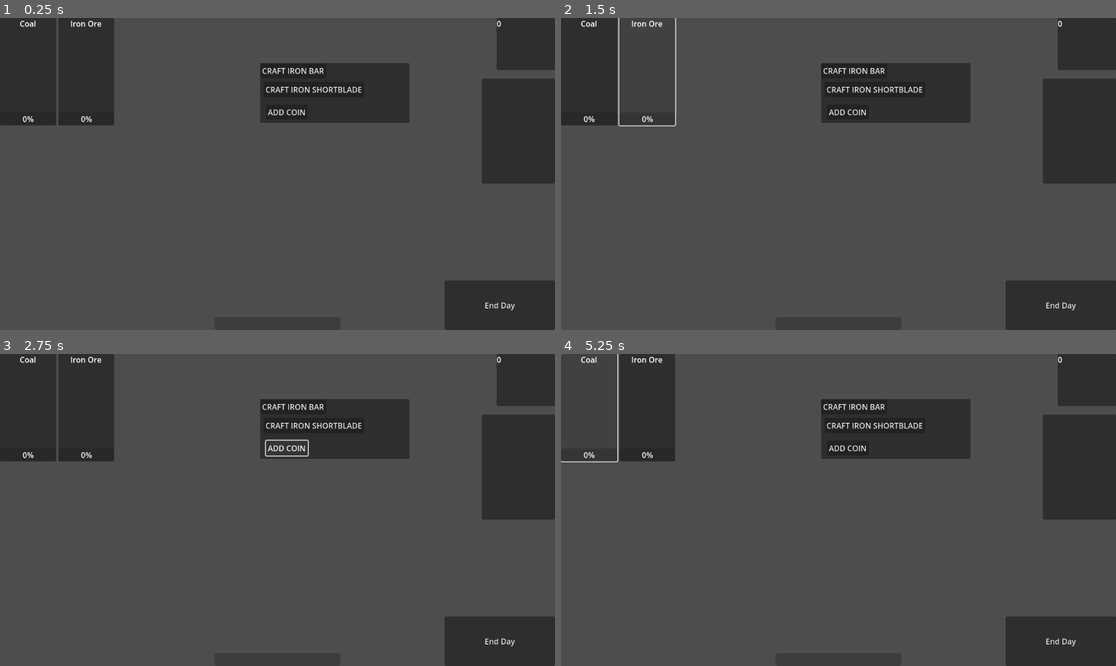
Above: before the commit, frames 1-4 (two rows, left to right).
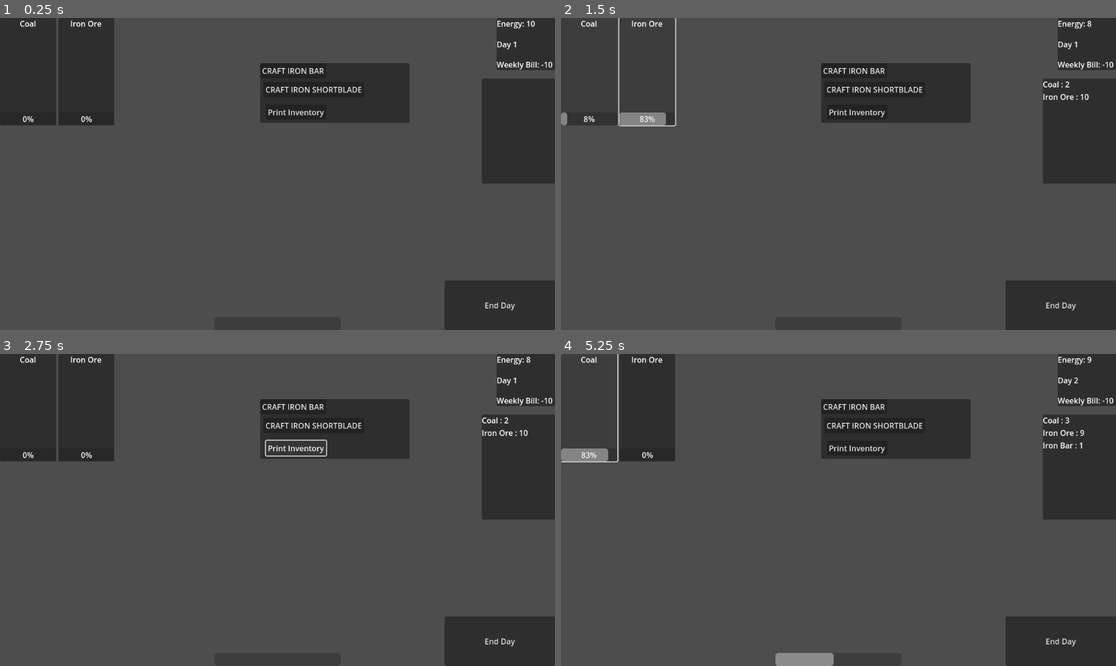
Above: after the commit, the same moments.

Repository: Uziel-8/OAI-BLACKSMITH-POC
Game: Godot game, scene res://Scenes/level.tscn
Same seed, same stepped clock (60 frames per second), same inputs: the game is played once before the commit and once after it.
Inputs:
- Up to frame 1 (0.25 s): no input
- Up to frame 2 (1.5 s): click "Coal" at 0.5 s; click "Iron Ore" at 1.25 s
- Up to frame 3 (2.75 s): click "ADD COIN" (after the commit: "Print Inventory") at 2 s
- Up to frame 4 (5.25 s): click "End Day" at 2.75 s; click "CRAFT IRON BAR" at 3.5 s; click "CRAFT IRON SHORTBLADE" at 4.25 s; click "Coal" at 5 s

The runs differ from the first frame. In frame 1, 0.3% of the frame differs, in the area x 48-100%, y 0-32%; in frame 2, 0.8%; in frame 3, 0.5%; in frame 4, 1.3%, in the area x 0-100%, y 0-100%.
Error before the commit: Parse Error: Identifier "amount" not declared in the current scope. (res://Scripts/Globals.gd:32)

Commit message:
fixed inventory, now working completely with resources. updated crafting system to work with the new inventory. updated trader to work with this. added item database in globals so all instances of resources would be the same. implemented modular dialogue system - resource based, should be modular. added main scene, and handling of scene transitions via event bus. working on transition of scene visual effect now.

Diff:
--- /dev/null
+++ b/OAI Blacksmith POC/Resources/Dialogues/game_start_dialogue.tres
@@ -0,0 +1,9 @@
+[gd_resource type="Resource" script_class="DialogueData" load_steps=2 format=3 uid="uid://dfet8ponh3ya2"]
+
+[ext_resource type="Script" uid="uid://1iatd2uo0ur3" path="res://Scripts/dialogue_data.gd" id="1_h4mjl"]
+
+[resource]
+script = ExtResource("1_h4mjl")
+name = "game start"
+dialogue_steps = Array[String](["Welcome, Smith! Our town is in need of your skills, and we are greatly looking forward to having you settled in.", "As we are setting up your forge, it may be worth your while to go down to the mines and gather some resources.", "Good luck, friend! We shall talk soon."])
+metadata/_custom_type_script = "uid://1iatd2uo0ur3"
--- a/OAI Blacksmith POC/Resources/coal.tres
+++ b/OAI Blacksmith POC/Resources/coal.tres
@@ -5,6 +5,6 @@
 
 [resource]
 script = ExtResource("1_54jvl")
-item_name = "Coal"
+name = "Coal"
 texture = ExtResource("2_su1ve")
 metadata/_custom_type_script = "uid://doaywwe0oiv6o"
--- /dev/null
+++ b/OAI Blacksmith POC/Resources/coin.tres
@@ -0,0 +1,10 @@
+[gd_resource type="Resource" script_class="InventoryItem" load_steps=3 format=3 uid="uid://pvjicb23580w"]
+
+[ext_resource type="Script" uid="uid://doaywwe0oiv6o" path="res://Scripts/item.gd" id="1_ng3ml"]
+[ext_resource type="Texture2D" uid="uid://b1myoolqftyp1" path="res://Graphics/Items/Coin.png" id="2_npcx0"]
+
+[resource]
+script = ExtResource("1_ng3ml")
+name = "Coin"
+texture = ExtResource("2_npcx0")
+metadata/_custom_type_script = "uid://doaywwe0oiv6o"
--- /dev/null
+++ b/OAI Blacksmith POC/Resources/iron_bar.tres
@@ -0,0 +1,10 @@
+[gd_resource type="Resource" script_class="InventoryItem" load_steps=3 format=3 uid="uid://fmjotnyipwo1"]
+
+[ext_resource type="Script" uid="uid://doaywwe0oiv6o" path="res://Scripts/item.gd" id="1_c4vw1"]
+[ext_resource type="Texture2D" uid="uid://dcc014gxy81xg" path="res://Graphics/Items/Iron Bar.png" id="2_l4vh8"]
+
+[resource]
+script = ExtResource("1_c4vw1")
+name = "Iron Bar"
+texture = ExtResource("2_l4vh8")
+metadata/_custom_type_script = "uid://doaywwe0oiv6o"
--- a/OAI Blacksmith POC/Resources/iron_ore.tres
+++ b/OAI Blacksmith POC/Resources/iron_ore.tres
@@ -1,9 +1,10 @@
-[gd_resource type="Resource" script_class="Item" load_steps=2 format=3 uid="uid://dh3nj43nqwct0"]
+[gd_resource type="Resource" script_class="InventoryItem" load_steps=3 format=3 uid="uid://dh3nj43nqwct0"]
 
 [ext_resource type="Script" uid="uid://doaywwe0oiv6o" path="res://Scripts/item.gd" id="1_2g6jo"]
+[ext_resource type="Texture2D" uid="uid://dd6lu3wr5girw" path="res://Graphics/Items/Iron Ore.png" id="2_jfoll"]
 
 [resource]
 script = ExtResource("1_2g6jo")
-item_name = "iron_ore"
-stack_size = 1
+name = "Iron Ore"
+texture = ExtResource("2_jfoll")
 metadata/_custom_type_script = "uid://doaywwe0oiv6o"
--- a/OAI Blacksmith POC/Resources/iron_shortblade.tres
+++ b/OAI Blacksmith POC/Resources/iron_shortblade.tres
@@ -1,9 +1,10 @@
-[gd_resource type="Resource" script_class="Recipe" load_steps=2 format=3 uid="uid://ciaup1kmd4osb"]
+[gd_resource type="Resource" script_class="InventoryItem" load_steps=3 format=3 uid="uid://ciaup1kmd4osb"]
 
-[ext_resource type="Script" uid="uid://6hajeihxbmh0" path="res://Scripts/crafting_recipe.gd" id="1_0oss1"]
+[ext_resource type="Script" uid="uid://doaywwe0oiv6o" path="res://Scripts/item.gd" id="1_0oss1"]
+[ext_resource type="Texture2D" uid="uid://chqom46sp1ahl" path="res://Graphics/Items/iron_shortblade.png" id="2_55d67"]
 
 [resource]
 script = ExtResource("1_0oss1")
-name = "Iron Shortblade Recipe"
-description = "A recipe to craft a short blade of crude iron, to be combined with a hilt"
-metadata/_custom_type_script = "uid://6hajeihxbmh0"
+name = "Iron Shortblade"
+texture = ExtResource("2_55d67")
+metadata/_custom_type_script = "uid://doaywwe0oiv6o"
--- /dev/null
+++ b/OAI Blacksmith POC/Scenes/dialogue.gd
@@ -0,0 +1,19 @@
+extends Control
+
+signal dialogue_complete
+
+@onready var label = $Panel/VBoxContainer/Label
+@export var label_data : DialogueData
+
+
+func _ready() -> void:
+	label.text = str(label_data.dialogue_steps.front())
+
+func _on_button_pressed() -> void:
+	if label_data.step_index >= label_data.dialogue_steps.size():
+		dialogue_complete.emit()
+		print("dialogue complete")
+		return
+	else:
+		label.text = label_data.dialogue_steps[label_data.step_index]
+		label_data.step_index += 1
--- /dev/null
+++ b/OAI Blacksmith POC/Scenes/dialogue.tscn
@@ -0,0 +1,42 @@
+[gd_scene load_steps=3 format=3 uid="uid://ds47x4x8fsgso"]
+
+[ext_resource type="Script" uid="uid://6md8f5w7vunu" path="res://Scenes/dialogue.gd" id="1_5rqxr"]
+[ext_resource type="Resource" uid="uid://dfet8ponh3ya2" path="res://Resources/Dialogues/game_start_dialogue.tres" id="2_dgfud"]
+
+[node name="Dialogue" type="Control"]
+layout_mode = 3
+anchors_preset = 15
+anchor_right = 1.0
+anchor_bottom = 1.0
+grow_horizontal = 2
+grow_vertical = 2
+script = ExtResource("1_5rqxr")
+label_data = ExtResource("2_dgfud")
+
+[node name="Panel" type="Panel" parent="."]
+layout_mode = 1
+anchors_preset = 15
+anchor_right = 1.0
+anchor_bottom = 1.0
+grow_horizontal = 2
+grow_vertical = 2
+
+[node name="VBoxContainer" type="VBoxContainer" parent="Panel"]
+layout_mode = 1
+anchors_preset = 15
+anchor_right = 1.0
+anchor_bottom = 1.0
+grow_horizontal = 2
+grow_vertical = 2
+alignment = 1
+
+[node name="Label" type="RichTextLabel" parent="Panel/VBoxContainer"]
+layout_mode = 2
+size_flags_vertical = 3
+
+[node name="Button" type="Button" parent="Panel/VBoxContainer"]
+layout_mode = 2
+size_flags_vertical = 3
+text = "Next"
+
+[connection signal="pressed" from="Panel/VBoxContainer/Button" to="." method="_on_button_pressed"]
--- /dev/null
+++ b/OAI Blacksmith POC/Scenes/game_start.gd
@@ -0,0 +1,7 @@
+extends Control
+
+@onready var dialogue = $Dialogue
+@onready var level_scene = preload("res://Scenes/level.tscn")
+
+func _on_dialogue_dialogue_complete() -> void:
+	EventBus.scene_transition.emit(level_scene)
--- /dev/null
+++ b/OAI Blacksmith POC/Scenes/game_start.tscn
@@ -0,0 +1,18 @@
+[gd_scene load_steps=3 format=3 uid="uid://clxcdsp56cswt"]
+
+[ext_resource type="Script" uid="uid://cxiwv2ibsjlwr" path="res://Scenes/game_start.gd" id="1_3jwdi"]
+[ext_resource type="PackedScene" uid="uid://ds47x4x8fsgso" path="res://Scenes/dialogue.tscn" id="1_ym6pf"]
+
+[node name="GameStart" type="Control"]
+layout_mode = 3
+anchors_preset = 15
+anchor_right = 1.0
+anchor_bottom = 1.0
+grow_horizontal = 2
+grow_vertical = 2
+script = ExtResource("1_3jwdi")
+
+[node name="Dialogue" parent="." instance=ExtResource("1_ym6pf")]
+layout_mode = 1
+
+[connection signal="dialogue_complete" from="Dialogue" to="." method="_on_dialogue_dialogue_complete"]
--- a/OAI Blacksmith POC/Scenes/inventory_ui.gd
+++ b/OAI Blacksmith POC/Scenes/inventory_ui.gd
@@ -3,20 +3,12 @@
 var inventory = Globals.inventory
 @onready var list = $Panel/ItemList
 
-
-
 func _ready() -> void:
 	EventBus.inventory_changed.connect(_on_inventory_changed)
+
 
 var item_sprite: Dictionary = {}
 
 func _on_inventory_changed():
-	for item in inventory:
-
-		var inv_item = item + " : " + str(inventory[item].amount)
-		list.add_item(inv_item, inventory[item].texture)
-
-func _process(_delta: float) -> void:
-	pass
-
-#set_item_icon
+	for item: InventoryItem in inventory.keys():
+		list.add_item(str(item.name), item.texture, true)
--- a/OAI Blacksmith POC/Scenes/inventory_ui.tscn
+++ b/OAI Blacksmith POC/Scenes/inventory_ui.tscn
@@ -29,7 +29,13 @@
 item_count = 2
 max_columns = 2
 
-[node name="GridContainer" type="GridContainer" parent="Panel"]
+[node name="Label" type="Label" parent="Panel"]
 layout_mode = 0
-offset_right = 40.0
-offset_bottom = 40.0
+offset_right = 537.0
+offset_bottom = 23.0
+
+[node name="TextureRect" type="TextureRect" parent="Panel"]
+layout_mode = 0
+offset_right = 537.0
+expand_mode = 4
+stretch_mode = 4
--- a/OAI Blacksmith POC/Scenes/level.gd
+++ b/OAI Blacksmith POC/Scenes/level.gd
@@ -1,4 +1,6 @@
 extends Control
+
+
 
 @onready var energy_label = $GameStateLabel/EnergyLabel
 @onready var day_label = $GameStateLabel/DayLabel
@@ -35,7 +37,7 @@
 		_pay_rent()
 
 func _pay_rent():
-	Globals.update_item("coin", int(Globals.rent))
+	#Globals.update_item("coin", int(Globals.rent))
 	print(Globals.inventory)
 
 func _on_xp_changed(total: int):
@@ -54,10 +56,10 @@
 
 func _on_inventory_changed():
 	var statement: String
-	var dict = Globals.inventory
+	var inventory = Globals.inventory
 
-	for item in dict:
-		statement = statement + item + " : " + str(dict[item]) + "\n"
+	for item in inventory:
+		statement = statement + item.name + " : " + str(inventory[item]) + "\n"
 	inventory_label.text = statement
 
 func _input(_event: InputEvent) -> void:
--- /dev/null
+++ b/OAI Blacksmith POC/Scenes/main.gd
@@ -0,0 +1,19 @@
+extends Node
+
+var current_scene : Node = null
+
+
+@onready var game_start: Control = $GameStart
+
+
+
+func _ready() -> void:
+	current_scene = game_start
+	EventBus.scene_transition.connect(_on_transition_scene)
+
+func _on_transition_scene(scene):
+	print(scene)
+	current_scene.queue_free()
+#	fade function goes here
+	var new_scene = scene.instantiate()
+	add_child(new_scene)
--- /dev/null
+++ b/OAI Blacksmith POC/Scenes/main.tscn
@@ -0,0 +1,9 @@
+[gd_scene load_steps=3 format=3 uid="uid://du0hjr5yrp3ck"]
+
+[ext_resource type="Script" uid="uid://dp1icg44sdt4o" path="res://Scenes/main.gd" id="1_jjgbg"]
+[ext_resource type="PackedScene" uid="uid://clxcdsp56cswt" path="res://Scenes/game_start.tscn" id="2_bo1nx"]
+
+[node name="Main" type="Node"]
+script = ExtResource("1_jjgbg")
+
+[node name="GameStart" parent="." instance=ExtResource("2_bo1nx")]
--- a/OAI Blacksmith POC/Scenes/mining_gridbox.gd
+++ b/OAI Blacksmith POC/Scenes/mining_gridbox.gd
@@ -6,7 +6,6 @@
 @onready var mine_iron = $MineIronOre
 @onready var iron_ore_timer = $MineIronOre/MineIronOreTimer
 @onready var iron_ore_bar = $MineIronOre/MineIronOreBar
-@onready var coal = "res://Resources/coal.tres"
 
 func _process(_delta: float) -> void:
 	if coal_timer.is_stopped():
@@ -31,23 +30,17 @@
 func _on_mine_coal_pressed() -> void:
 	if Globals.energy > 0:
 		mine_coal.disabled = true
-		#var new_coal = coal.new()
-		#new_coal.item_name = "Coal"
-		#new_coal.amount = 10
-		#new_coal.texture
-		Globals.update_item(coal)
+		Globals.update_item(Globals.COAL, 2)
 		coal_timer.start()
 		EventBus.mined.emit()
 	else:
 		print("Out of energy!")
 		return
 
-
 func _on_mine_iron_ore_pressed() -> void:
 	if Globals.energy > 0:
 		mine_iron.disabled = true
-		Globals.update_item("iron_ore", 10)
-		#i want to find a way to change this from emitting manually like this, to emitting automatically when the dict is updated - like coins
+		Globals.update_item(Globals.IRON_ORE, 10)
 		iron_ore_timer.start()
 		EventBus.mined.emit()
 	else:
--- a/OAI Blacksmith POC/Scenes/smithy.gd
+++ b/OAI Blacksmith POC/Scenes/smithy.gd
@@ -12,5 +12,5 @@
 
 
 func _on_button_pressed() -> void:
-	Globals.update_item("coin", 5)
+	#Globals.update_item("coin", 5)
 	print(Globals.inventory)
--- a/OAI Blacksmith POC/Scenes/smithy.tscn
+++ b/OAI Blacksmith POC/Scenes/smithy.tscn
@@ -38,7 +38,7 @@
 offset_top = 86.0
 offset_right = 99.0
 offset_bottom = 117.0
-text = "ADD COIN"
+text = "Print Inventory"
 
 [connection signal="pressed" from="Panel/CraftIronBarButton" to="." method="_on_craft_iron_bar_button_pressed"]
 [connection signal="pressed" from="Panel/CraftIronShortbladeButton" to="." method="_on_craft_iron_shortblade_button_pressed"]
--- /dev/null
+++ b/OAI Blacksmith POC/Scenes/test_ui.tscn
@@ -0,0 +1,30 @@
+[gd_scene load_steps=2 format=3 uid="uid://dkrtbmxof1u4s"]
+
+[ext_resource type="Script" uid="uid://cp4ginu2v7hjq" path="res://test_ui.gd" id="1_a021g"]
+
+[node name="TestUI" type="Control"]
+layout_mode = 3
+anchors_preset = 15
+anchor_right = 1.0
+anchor_bottom = 1.0
+grow_horizontal = 2
+grow_vertical = 2
+script = ExtResource("1_a021g")
+
+[node name="Label" type="Label" parent="."]
+layout_mode = 0
+offset_right = 40.0
+offset_bottom = 23.0
+
+[node name="TextureRect" type="TextureRect" parent="."]
+layout_mode = 0
+offset_right = 92.0
+offset_bottom = 51.0
+expand_mode = 4
+
+[node name="Button" type="Button" parent="."]
+layout_mode = 0
+offset_right = 95.0
+offset_bottom = 50.0
+
+[connection signal="pressed" from="Button" to="." method="_on_button_pressed"]
--- a/OAI Blacksmith POC/Scenes/trader.gd
+++ b/OAI Blacksmith POC/Scenes/trader.gd
@@ -17,14 +17,14 @@
 	iron_ore_buy_button.text = str("Buy Iron Ore: $", iron_ore_buy)
 	iron_ore_sell_button.text = str("Sell Iron Ore: $", iron_ore_sell)
 	EventBus.day_changed.connect(_on_day_changed)
-	#EventBus.inventory_changed.connect(_on_inventory_changed)
+
 
 #CHANGE THIS TO NOT BE PROCESS
 func _process(_delta: float) -> void:
-	if Globals.inventory.has("coin"):
-		if Globals.inventory["coin"] >= int(coal_buy):
+	if Globals.inventory.has(Globals.COIN):
+		if Globals.inventory[Globals.COIN] >= int(coal_buy):
 			coal_buy_button.disabled = false
-		if Globals.inventory["coin"] >= iron_ore_buy:
+		if Globals.inventory[Globals.COIN] >= iron_ore_buy:
 			iron_ore_buy_button.disabled = false
 
 func _on_day_changed():
@@ -32,26 +32,27 @@
 		self.visible = true
 
 func _on_coal_buy_pressed() -> void:
-	if Globals.inventory.has("coin") and Globals.inventory["coin"] >= coal_buy:
-		Globals.update_item("coin", -(coal_buy))
-		Globals.update_item("coal", 1)
+	if Globals.inventory.has(Globals.COIN) and Globals.inventory[Globals.COIN] >= coal_buy:
+		Globals.update_item(Globals.COIN, -(coal_buy))
+		Globals.update_item(Globals.COAL, 1)
 	else:
 		return
+	pass
 
 func _on_iron_ore_buy_pressed() -> void:
-	if Globals.inventory.has("coin") and Globals.inventory["coin"] >= iron_ore_buy:
-		Globals.update_item("coin", -(iron_ore_buy))
-		Globals.update_item("iron_ore", 1)
+	if Globals.inventory.has(Globals.COIN) and Globals.inventory[Globals.COIN] >= iron_ore_buy:
+		Globals.update_item(Globals.COIN, -(iron_ore_buy))
+		Globals.update_item(Globals.IRON_ORE, 1)
 	else:
 		return
 
 func _on_coal_sell_pressed() -> void:
-	if Globals.inventory.has("coal"):
-		Globals.update_item("coin", (coal_sell))
-		Globals.update_item("coal", -1)
+	if Globals.inventory.has(Globals.COAL):
+		Globals.update_item(Globals.COIN, (coal_sell))
+		Globals.update_item(Globals.COAL, -1)
 
 
 func _on_iron_ore_sell_pressed():
-	if Globals.inventory.has("iron_ore"):
-		Globals.update_item("coin", (iron_ore_sell))
-		Globals.update_item("iron_ore", -1)
+	if Globals.inventory.has(Globals.IRON_ORE):
+		Globals.update_item(Globals.COIN, (iron_ore_sell))
+		Globals.update_item(Globals.IRON_ORE, -1)
--- a/OAI Blacksmith POC/Scripts/Globals.gd
+++ b/OAI Blacksmith POC/Scripts/Globals.gd
@@ -1,12 +1,17 @@
 extends Node
 
-@export var test_image = preload("res://icon.svg")
+##ITEM LIST
+const COIN = preload("res://Resources/coin.tres")
+const COAL = preload("res://Resources/coal.tres")
+const IRON_ORE = preload("res://Resources/iron_ore.tres")
+const IRON_BAR = preload("res://Resources/iron_bar.tres")
+const IRON_SHORTBLADE = preload("res://Resources/iron_shortblade.tres")
+##
 
 var energy = 10:
 	set(value):
 		energy = value
 		EventBus.energy_changed.emit(value)
-
 
 
 var max_energy := 10
@@ -27,19 +32,17 @@
 
 var inventory: Dictionary = {}
 
-func update_item(item):
+func update_item(item, amount):
 	if inventory.has(item):
-		inventory[item].amount += amount #update amount of existing item
+		inventory[item] += amount #update amount of existing item
 	else:
-		var inventory_item = InventoryItem.new()
-		inventory_item.item_name = item
-		inventory_item.amount = amount
-		inventory_item.texture = test_image
+		inventory[item] = amount #add new item to inventory
 
-		inventory[item] = inventory_item #add new item to inventory
-
-	if inventory[item].amount <= 0:
+	if inventory[item] <= 0:
 		inventory.erase(item) #remove item when there is 0
 	EventBus.inventory_changed.emit()
-	print(inventory[item].item_name, " ",  inventory[item].amount)
-	print("full dictionary ", inventory)
+	_print_item()
+
+func _print_item():
+	for item: InventoryItem in inventory:
+		print(item.name, inventory[item])
--- a/OAI Blacksmith POC/Scripts/crafting_recipe.gd
+++ b/OAI Blacksmith POC/Scripts/crafting_recipe.gd
@@ -2,16 +2,22 @@
 
 class_name Recipe
 
+const COIN = preload("res://Resources/coin.tres")
+const COAL = preload("res://Resources/coal.tres")
+const IRON_ORE = preload("res://Resources/iron_ore.tres")
+const IRON_BAR = preload("res://Resources/iron_bar.tres")
+const IRON_SHORTBLADE = preload("res://Resources/iron_shortblade.tres")
+
 var recipes : Dictionary = {
 	"iron bar" = {
 		NAME = "Iron Bar",
-		INGREDIENTS = {"iron_ore" = 1, "coal" = 1},
-		OUTPUT = {"iron_bar" = 1}
+		INGREDIENTS = {Globals.IRON_ORE : 1, Globals.COAL : 1},
+		OUTPUT = {Globals.IRON_BAR : 1}
 		},
 	"iron shortblade" = {
 		NAME = "Iron Shortblade",
-		INGREDIENTS = {"iron_bar" = 2, "coal" = 1},
-		OUTPUT = {"iron_shortblade" = 1}
+		INGREDIENTS = {Globals.IRON_BAR : 2, Globals.COAL : 1},
+		OUTPUT = {Globals.IRON_SHORTBLADE : 1}
 	},
 	}
 
@@ -28,7 +34,6 @@
 				if Globals.inventory[item] >= ingredients[item]:
 					obtained_ingredients += 1
 
-
 			if obtained_ingredients == ingredients.size():
 				for item in ingredients:
 					Globals.update_item(item, -ingredients[item])
--- /dev/null
+++ b/OAI Blacksmith POC/Scripts/dialogue_data.gd
@@ -0,0 +1,7 @@
+class_name DialogueData
+
+extends Resource
+
+@export var name : String
+@export var dialogue_steps : Array [String]
+@export var step_index = 1
--- a/OAI Blacksmith POC/Scripts/event_bus.gd
+++ b/OAI Blacksmith POC/Scripts/event_bus.gd
@@ -11,3 +11,5 @@
 signal energy_changed
 
 signal inventory_changed
+
+signal scene_transition
--- a/OAI Blacksmith POC/Scripts/item.gd
+++ b/OAI Blacksmith POC/Scripts/item.gd
@@ -2,6 +2,6 @@
 
 class_name InventoryItem
 
-@export var item_name: String = ""
+@export var name: String = ""
 @export var texture: Texture2D
-@export var amount: int = 1
+#@export var stack_size: int = 1
--- /dev/null
+++ b/OAI Blacksmith POC/Scripts/item_list.gd
@@ -0,0 +1,9 @@
+extends Node
+
+##this list is just somewhere to store a comprehensive list of item resources in an easily copiable way
+
+const coin = preload("res://Resources/coin.tres")
+const coal = preload("res://Resources/coal.tres")
+const iron_ore = preload("res://Resources/iron_ore.tres")
+const iron_bar = preload("res://Resources/iron_bar.tres")
+const iron_shortblade = preload("res://Resources/iron_shortblade.tres")
--- /dev/null
+++ b/OAI Blacksmith POC/test_ui.gd
@@ -0,0 +1,19 @@
+extends Control
+
+var dict: Dictionary = {
+	"coal": 15,
+	"iron_ore": 7,
+	"iron_bar": 3
+}
+
+
+
+func _on_button_pressed() -> void:
+	print(dict["coal"])
+
+	#_update_dictionary(coal, 10)
+
+#func _update_dictionary(resource_item, value):
+	#dict[resource_item.name] = value
+
+##WATCH A VIDEO ON RESOURCES IN DICTIONARIES
Binary file added: OAI Blacksmith POC/Graphics/Items/Coin.png
Not shown, added: OAI Blacksmith POC/Graphics/Items/Coin.png.import
Binary file added: OAI Blacksmith POC/Graphics/Items/iron_shortblade.png
Not shown, added: OAI Blacksmith POC/Graphics/Items/iron_shortblade.png.import
Not shown, added: OAI Blacksmith POC/Scenes/dialogue.gd.uid
Not shown, added: OAI Blacksmith POC/Scenes/game_start.gd.uid
Not shown, added: OAI Blacksmith POC/Scenes/main.gd.uid
Not shown, added: OAI Blacksmith POC/Scripts/dialogue_data.gd.uid
Not shown, added: OAI Blacksmith POC/Scripts/item_list.gd.uid
Not shown, added: OAI Blacksmith POC/test_ui.gd.uid
